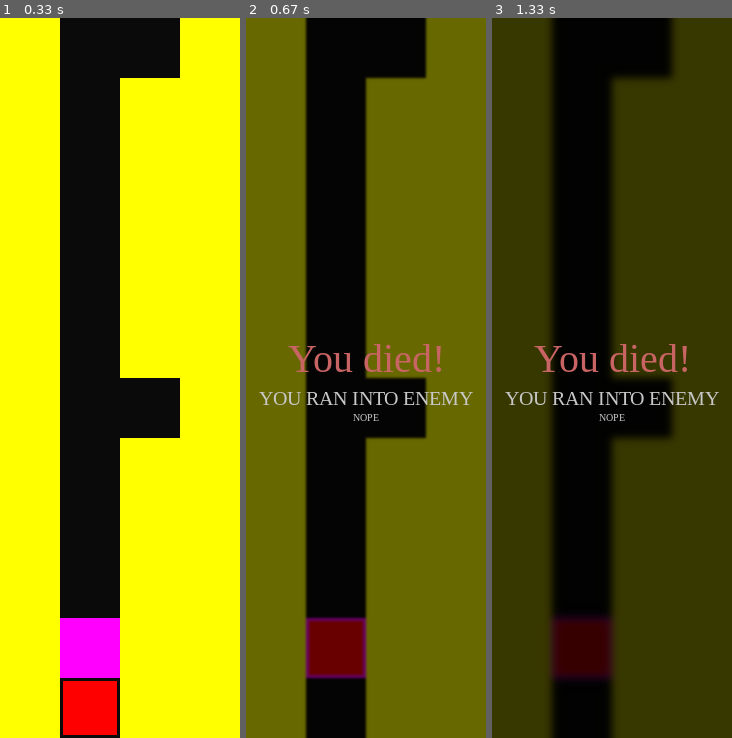
Above: before the commit, frames 1-3 (left to right).
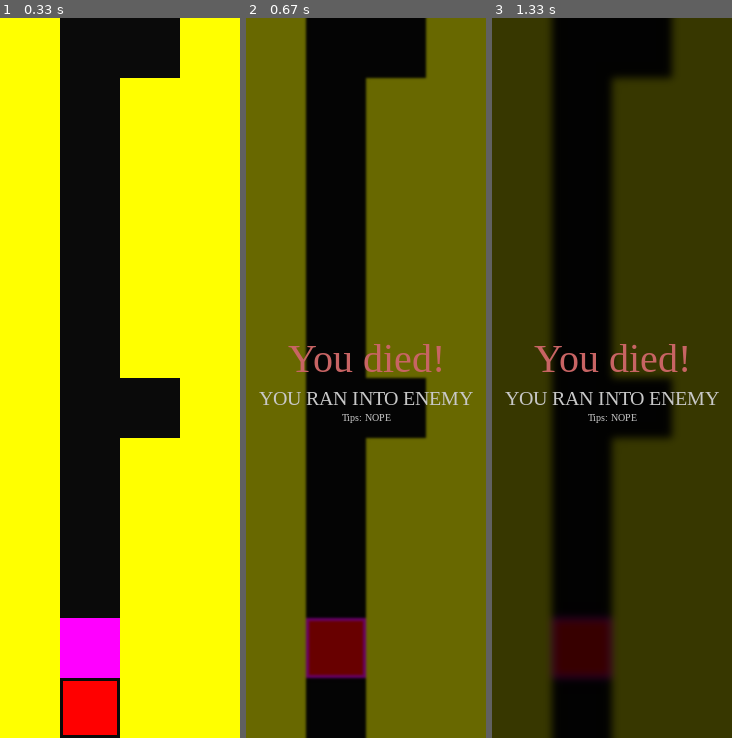
Above: after the commit, the same moments.

Repository: WingedSeal/mazegame
Game: pygame game, started from src/main.py
Two runs of this game, one before a commit and one after it. Both use one fixed random seed, a clock stepped at 60 frames per second and the inputs below.
Inputs:
- Up to frame 1 (0.33 s): no input
- Up to frame 2 (0.67 s): no input
- Up to frame 3 (1.33 s): no input

Frame 1 is identical in both runs. In frame 2, 0.1% of the frame differs, in the area x 40-61%, y 55-57%; in frame 3, 0.1%.

Commit message:
feat: add "Tips:" to tips

Diff:
--- a/src/mazegame/game.py
+++ b/src/mazegame/game.py
@@ -240,7 +240,7 @@
             pygame.Surface(self.display_surface.get_size(), pygame.SRCALPHA),
             self.fonts.heading.render("You died!", True, (200, 100, 100)),
             self.fonts.subheading.render(reason, True, (200, 200, 200)),
-            self.fonts.tips.render(tips, True, (200, 200, 200)),
+            self.fonts.tips.render("Tips: " + tips, True, (200, 200, 200)),
         )
         self.tick_delta_ms = 0
 
